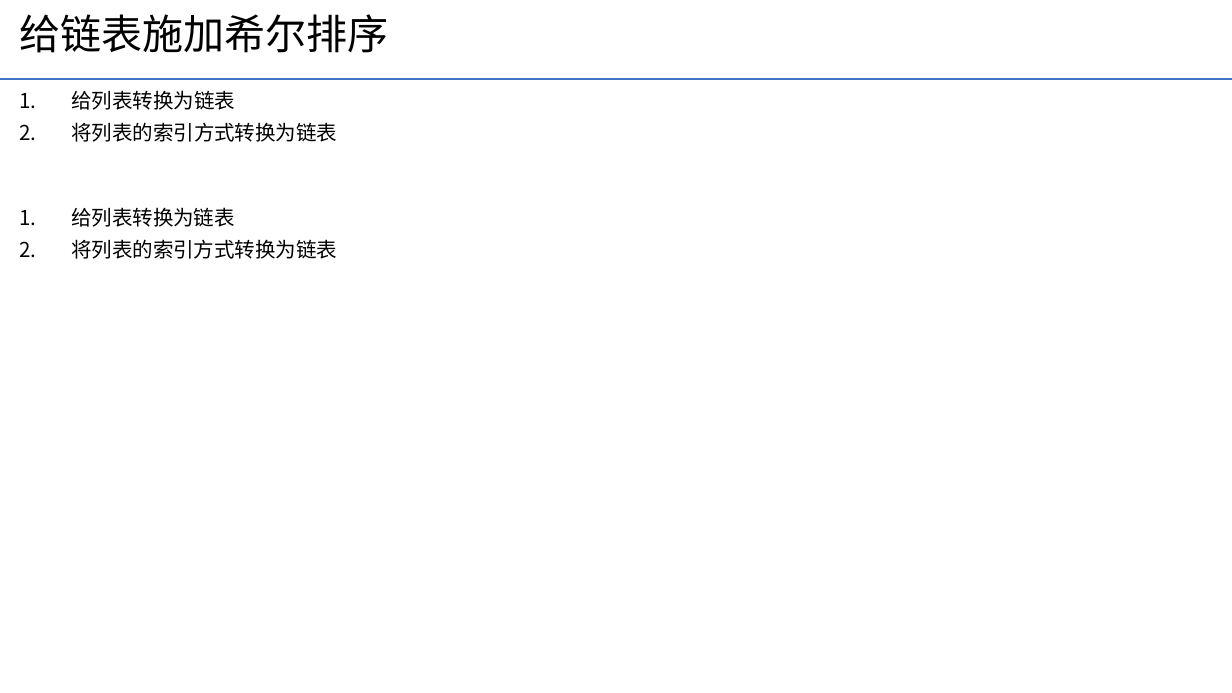
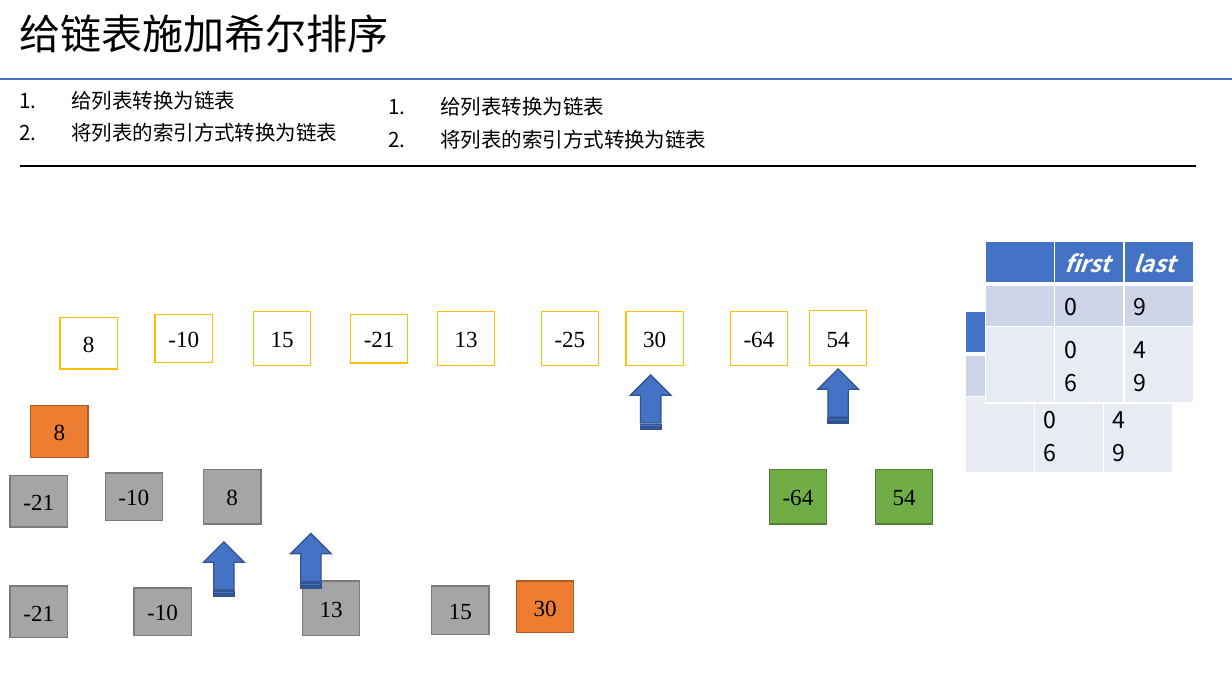
Before and after one commit to yechong316/Python-function, a slide deck: slide 10 of 链表/数据结构可视化辅助理解，便于代码开发.pptx. Drawn at 1232x693 pixels with LibreOffice and Linux fonts; fonts in the diff are those of the drawing. Boxes give left, top, right and bottom in pixels: in the first picture for what was removed or moved away, otherwise in the second. Text is boxed around its words. In the diff, an @@ line names an element or a change of style, - is before the commit and + after.

```diff
--- a/链表/数据结构可视化辅助理解，便于代码开发.pptx
+++ b/链表/数据结构可视化辅助理解，便于代码开发.pptx
@@ text "给列表转换为链表" moved from (x1=71, y1=207, x2=337, y2=259) to (x1=440, y1=96, x2=706, y2=149) @@
@@ line added from (19, 166) to (1196, 166), #000000 1.5 pt @@
@@ table added at (x1=986, y1=241, x2=1194, y2=466), 3 rows, 3 columns @@
+ | first | last
+ | 0 | 9
+ | 0 / 6 | 4 / 9
@@ rectangle added at (x1=60, y1=317, x2=117, y2=369), fill #FFFFFF, outline #FFC000 1 pt, 18 pt, text #000000 @@
+8
@@ rectangle added at (x1=155, y1=315, x2=213, y2=362), fill #FFFFFF, outline #FFC000 1 pt, 18 pt, text #000000 @@
+-10
@@ rectangle added at (x1=253, y1=311, x2=311, y2=366), fill #FFFFFF, outline #FFC000 1 pt, 18 pt, text #000000 @@
+15
@@ rectangle added at (x1=350, y1=314, x2=408, y2=363), fill #FFFFFF, outline #FFC000 1 pt, 18 pt, text #000000 @@
+-21
@@ rectangle added at (x1=437, y1=311, x2=494, y2=366), fill #FFFFFF, outline #FFC000 1 pt, 18 pt, text #000000 @@
+13
@@ rectangle added at (x1=542, y1=311, x2=599, y2=366), fill #FFFFFF, outline #FFC000 1 pt, 18 pt, text #000000 @@
+-25
@@ rectangle added at (x1=626, y1=311, x2=683, y2=366), fill #FFFFFF, outline #FFC000 1 pt, 18 pt, text #000000 @@
+30
@@ rectangle added at (x1=730, y1=311, x2=787, y2=366), fill #FFFFFF, outline #FFC000 1 pt, 18 pt, text #000000 @@
+-64
@@ rectangle added at (x1=810, y1=311, x2=867, y2=365), fill #FFFFFF, outline #FFC000 1 pt, 18 pt, text #000000 @@
+54
@@ table added at (x1=965, y1=311, x2=1173, y2=466), 3 rows, 3 columns @@
+ | first | last
+ | 0 | 9
+ | 0 / 6 | 4 / 9
@@ striped right arrow added at (x1=631, y1=375, x2=671, y2=429), fill #4472C4, outline #325491 1 pt @@
@@ striped right arrow added at (x1=818, y1=369, x2=859, y2=424), fill #4472C4, outline #325491 1 pt @@
@@ rectangle added at (x1=30, y1=406, x2=88, y2=457), fill #ED7D31, outline #AF5C24 1 pt, 18 pt, text #000000 @@
+8
@@ rectangle added at (x1=10, y1=475, x2=67, y2=527), fill #A5A5A5, outline #7A7A7A 1 pt, 18 pt, text #000000 @@
+-21
@@ rectangle added at (x1=105, y1=473, x2=163, y2=520), fill #A5A5A5, outline #7A7A7A 1 pt, 18 pt, text #000000 @@
+-10
@@ rectangle added at (x1=203, y1=470, x2=261, y2=524), fill #A5A5A5, outline #7A7A7A 1 pt, 18 pt, text #000000 @@
+8
@@ rectangle added at (x1=770, y1=470, x2=827, y2=524), fill #70AD47, outline #538035 1 pt, 18 pt, text #000000 @@
+-64
@@ rectangle added at (x1=875, y1=470, x2=933, y2=524), fill #70AD47, outline #538035 1 pt, 18 pt, text #000000 @@
+54
@@ striped right arrow added at (x1=291, y1=534, x2=331, y2=588), fill #4472C4, outline #325491 1 pt @@
@@ striped right arrow added at (x1=204, y1=542, x2=244, y2=597), fill #4472C4, outline #325491 1 pt @@
@@ rectangle added at (x1=10, y1=586, x2=67, y2=638), fill #A5A5A5, outline #7A7A7A 1 pt, 18 pt, text #000000 @@
+-21
@@ rectangle added at (x1=134, y1=588, x2=191, y2=635), fill #A5A5A5, outline #7A7A7A 1 pt, 18 pt, text #000000 @@
+-10
@@ rectangle added at (x1=302, y1=581, x2=360, y2=636), fill #A5A5A5, outline #7A7A7A 1 pt, 18 pt, text #000000 @@
+13
@@ rectangle added at (x1=432, y1=586, x2=489, y2=635), fill #A5A5A5, outline #7A7A7A 1 pt, 18 pt, text #000000 @@
+15
@@ rectangle added at (x1=517, y1=581, x2=574, y2=633), fill #ED7D31, outline #AF5C24 1 pt, 18 pt, text #000000 @@
+30
```
Also in this commit, not shown: 2 slides added, 1 other file.
